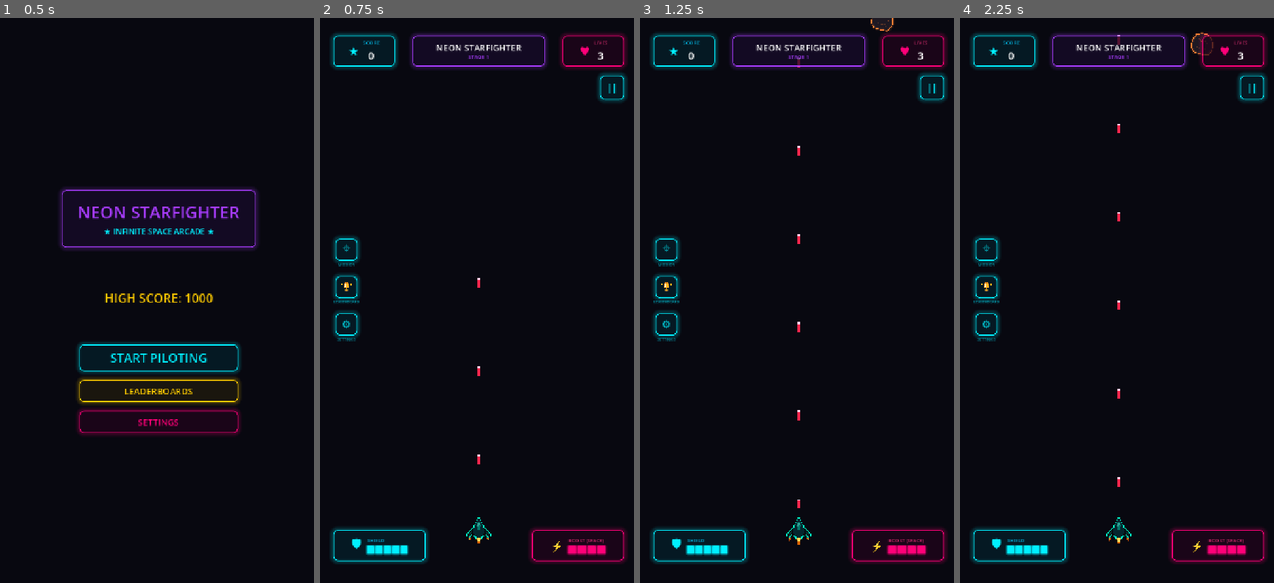
Above: before the commit, frames 1-4 (left to right).
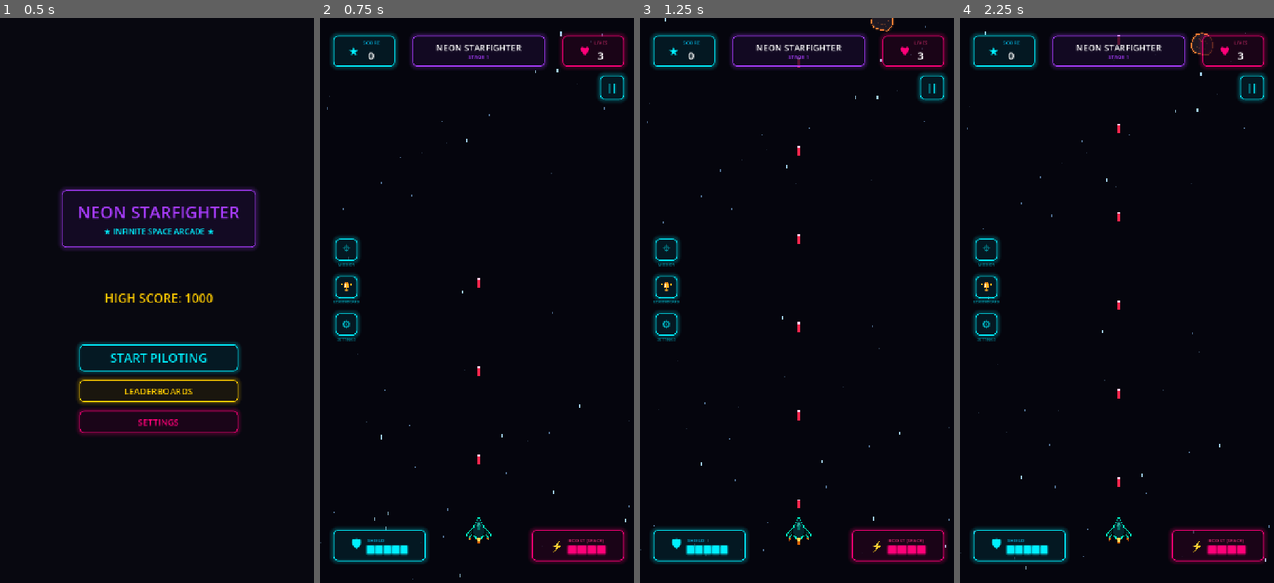
Above: after the commit, the same moments.

Repository: lolriver/spacehit
Game: Godot game, scene res://main.tscn
Two runs of this game, one before a commit and one after it. Both use one fixed random seed, a clock stepped at 60 frames per second and the inputs below.
Inputs (mouse positions are in pixels of both pictures, inside the frame that each line leads up to):
- Up to frame 1 (0.5 s): no input
- Up to frame 2 (0.75 s): click "START PILOTING" at 0.5 s
- Up to frame 3 (1.25 s): no input
- Up to frame 4 (2.25 s): click "||" at 1.25 s; click (1120, 300) at 2 s

Frame 1 is identical in both runs. In frame 2, less than 0.1% of the frame differs, in the area x 0-99%, y 2-100%; in frame 3, less than 0.1%; in frame 4, less than 0.1%.

Commit message:
feat: implement premium boss HUD and background integration

Diff:
--- a/main.gd
+++ b/main.gd
@@ -432,21 +432,74 @@
 		add_child(explosion)
 
 # Boss HUD controls
-func show_boss_health_bar(max_hp: int) -> void:
+var boss_name: String = ""
+var boss_entrance_tween: Tween = null
+
+func show_boss_health_bar(max_hp: int, p_boss_name: String = "UNKNOWN") -> void:
 	if boss_panel and boss_progress_bar:
 		boss_max_health = max_hp
+		boss_health = max_hp
+		boss_name = p_boss_name
 		boss_progress_bar.max_value = max_hp
 		boss_progress_bar.value = max_hp
+
+		# Set boss name label
+		var name_label = get_node_or_null("%BossNameLabel")
+		if name_label:
+			name_label.text = p_boss_name
+
+		# Set HP percentage
+		var hp_label = get_node_or_null("%BossHPLabel")
+		if hp_label:
+			hp_label.text = "100%"
+
+		# Dramatic entrance animation
+		boss_panel.modulate = Color(1, 1, 1, 0)
 		boss_panel.show()
 
+		if boss_entrance_tween:
+			boss_entrance_tween.kill()
+		boss_entrance_tween = create_tween()
+		# Flash in with a bright white flare then settle
+		boss_entrance_tween.tween_property(boss_panel, "modulate", Color(3, 1, 1, 1), 0.15).set_ease(Tween.EASE_OUT)
+		boss_entrance_tween.tween_property(boss_panel, "modulate", Color(1, 1, 1, 1), 0.3).set_ease(Tween.EASE_IN)
+
 func update_boss_health(hp: int, max_hp: int) -> void:
+	boss_health = hp
 	if boss_progress_bar:
 		boss_progress_bar.value = hp
+
+	# Update HP percentage label
+	var hp_label = get_node_or_null("%BossHPLabel")
+	if hp_label:
+		var pct = int(round(float(hp) / float(max_hp) * 100.0))
+		hp_label.text = str(pct) + "%"
+
+	# Dynamic bar color based on remaining HP
+	var hp_ratio = float(hp) / float(max_hp)
+	if style_boss_fill:
+		if hp_ratio <= 0.2:
+			# Critical — pulsing red
+			var pulse = abs(sin(Time.get_ticks_msec() * 0.008))
+			style_boss_fill.bg_color = Color(1.0, lerp(0.0, 0.3, pulse), 0.0, 1.0)
+			style_boss_fill.shadow_color = Color(1.0, 0.1, 0.0, 0.6)
+		elif hp_ratio <= 0.5:
+			# Damaged — orange-yellow
+			style_boss_fill.bg_color = Color(1.0, 0.6, 0.0, 1.0)
+			style_boss_fill.shadow_color = Color(1.0, 0.6, 0.0, 0.6)
+		else:
+			# Healthy — magenta
+			style_boss_fill.bg_color = Color(1.0, 0.0, 0.47, 1.0)
+			style_boss_fill.shadow_color = Color(1.0, 0.0, 0.47, 0.6)
 
 func on_boss_defeated() -> void:
 	is_boss_active = false
 	if boss_panel:
-		boss_panel.hide()
+		# Dramatic defeat flash-out
+		var tween = create_tween()
+		tween.tween_property(boss_panel, "modulate", Color(4, 4, 4, 1), 0.1)
+		tween.tween_property(boss_panel, "modulate", Color(1, 1, 1, 0), 0.4).set_ease(Tween.EASE_IN)
+		tween.tween_callback(boss_panel.hide)
 	trigger_level_clear()
 
 func trigger_level_clear() -> void:
--- a/main.tscn
+++ b/main.tscn
@@ -1,7 +1,8 @@
-[gd_scene load_steps=8 format=3 uid="uid://b8s7x6y5z4w3v"]
+[gd_scene load_steps=9 format=3 uid="uid://b8s7x6y5z4w3v"]
 
 [ext_resource type="PackedScene" uid="uid://d1g2y3x4v5u6p" path="res://player.tscn" id="1_player_scene"]
 [ext_resource type="Script" path="res://main.gd" id="2_main_gd"]
+[ext_resource type="PackedScene" path="res://starfield.tscn" id="3_starfield"]
 
 [sub_resource type="StyleBoxFlat" id="StyleBoxFlat_CyanNeon"]
 bg_color = Color(0.0196078, 0.0196078, 0.0588235, 0.647059)
@@ -79,7 +80,9 @@
 [node name="Background" type="ColorRect" parent="."]
 offset_right = 720.0
 offset_bottom = 1280.0
-color = Color(0.0313726, 0.0313726, 0.0627451, 1)
+color = Color(0.02, 0.02, 0.05, 1)
+
+[node name="Starfield" parent="." instance=ExtResource("3_starfield")]
 
 [node name="Player" parent="." instance=ExtResource("1_player_scene")]
 position = Vector2(360, 1160)
@@ -343,32 +346,72 @@
 anchors_preset = 5
 anchor_left = 0.5
 anchor_right = 0.5
-offset_left = -200.0
-offset_top = 125.0
-offset_right = 200.0
-offset_bottom = 195.0
+offset_left = -330.0
+offset_top = 120.0
+offset_right = 330.0
+offset_bottom = 210.0
 grow_horizontal = 2
 theme_override_styles/panel = SubResource("StyleBoxFlat_MagentaNeon")
 
 [node name="VBox" type="VBoxContainer" parent="UI/HUD/BossPanel"]
 layout_mode = 2
-theme_override_constants/separation = 4
-alignment = 1
-
-[node name="BossTitle" type="Label" parent="UI/HUD/BossPanel/VBox"]
+theme_override_constants/separation = 3
+alignment = 1
+
+[node name="HeaderRow" type="HBoxContainer" parent="UI/HUD/BossPanel/VBox"]
+layout_mode = 2
+theme_override_constants/separation = 8
+alignment = 1
+
+[node name="WarningIcon" type="Label" parent="UI/HUD/BossPanel/VBox/HeaderRow"]
 layout_mode = 2
 theme_override_colors/font_color = Color(1, 0, 0.470588, 1)
-theme_override_font_sizes/font_size = 12
-text = "BOSS DETECTED"
-horizontal_alignment = 1
-
-[node name="BossProgressBar" type="ProgressBar" parent="UI/HUD/BossPanel/VBox"]
-unique_name_in_owner = true
-custom_minimum_size = Vector2(0, 16)
+theme_override_font_sizes/font_size = 16
+text = "⚠"
+vertical_alignment = 1
+
+[node name="BossTitle" type="Label" parent="UI/HUD/BossPanel/VBox/HeaderRow"]
+layout_mode = 2
+theme_override_colors/font_color = Color(1, 0, 0.470588, 1)
+theme_override_font_sizes/font_size = 14
+text = "WARNING — BOSS DETECTED"
+vertical_alignment = 1
+
+[node name="WarningIcon2" type="Label" parent="UI/HUD/BossPanel/VBox/HeaderRow"]
+layout_mode = 2
+theme_override_colors/font_color = Color(1, 0, 0.470588, 1)
+theme_override_font_sizes/font_size = 16
+text = "⚠"
+vertical_alignment = 1
+
+[node name="BossNameLabel" type="Label" parent="UI/HUD/BossPanel/VBox"]
+unique_name_in_owner = true
+layout_mode = 2
+theme_override_colors/font_color = Color(1, 0.85, 0.95, 1)
+theme_override_font_sizes/font_size = 20
+text = "VANGUARD OUTPOST"
+horizontal_alignment = 1
+
+[node name="BarRow" type="HBoxContainer" parent="UI/HUD/BossPanel/VBox"]
+layout_mode = 2
+theme_override_constants/separation = 10
+alignment = 1
+
+[node name="BossProgressBar" type="ProgressBar" parent="UI/HUD/BossPanel/VBox/BarRow"]
+unique_name_in_owner = true
+custom_minimum_size = Vector2(440, 18)
 layout_mode = 2
 theme_override_font_sizes/font_size = 10
 value = 100.0
 show_percentage = false
+
+[node name="BossHPLabel" type="Label" parent="UI/HUD/BossPanel/VBox/BarRow"]
+unique_name_in_owner = true
+layout_mode = 2
+theme_override_colors/font_color = Color(1, 0.5, 0.7, 0.9)
+theme_override_font_sizes/font_size = 13
+text = "100%"
+vertical_alignment = 1
 
 [node name="Sidebar" type="VBoxContainer" parent="UI/HUD"]
 layout_mode = 1
